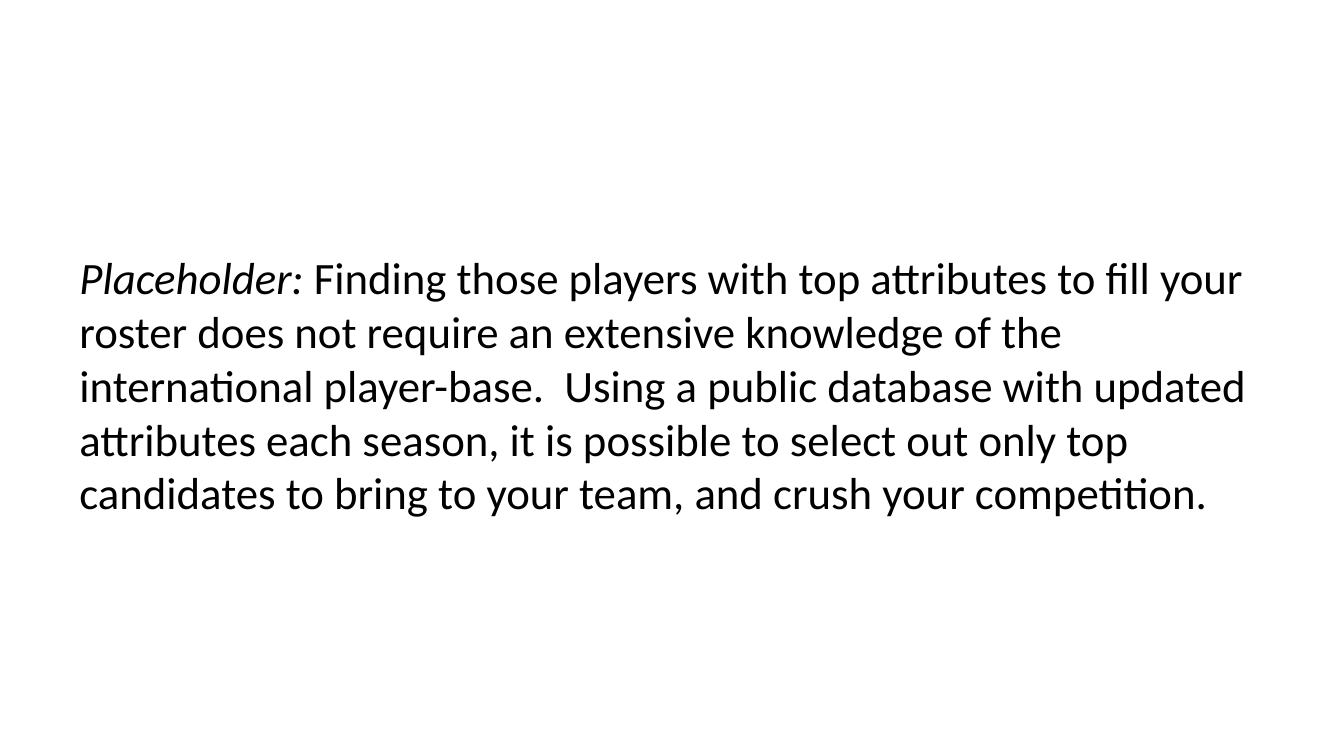
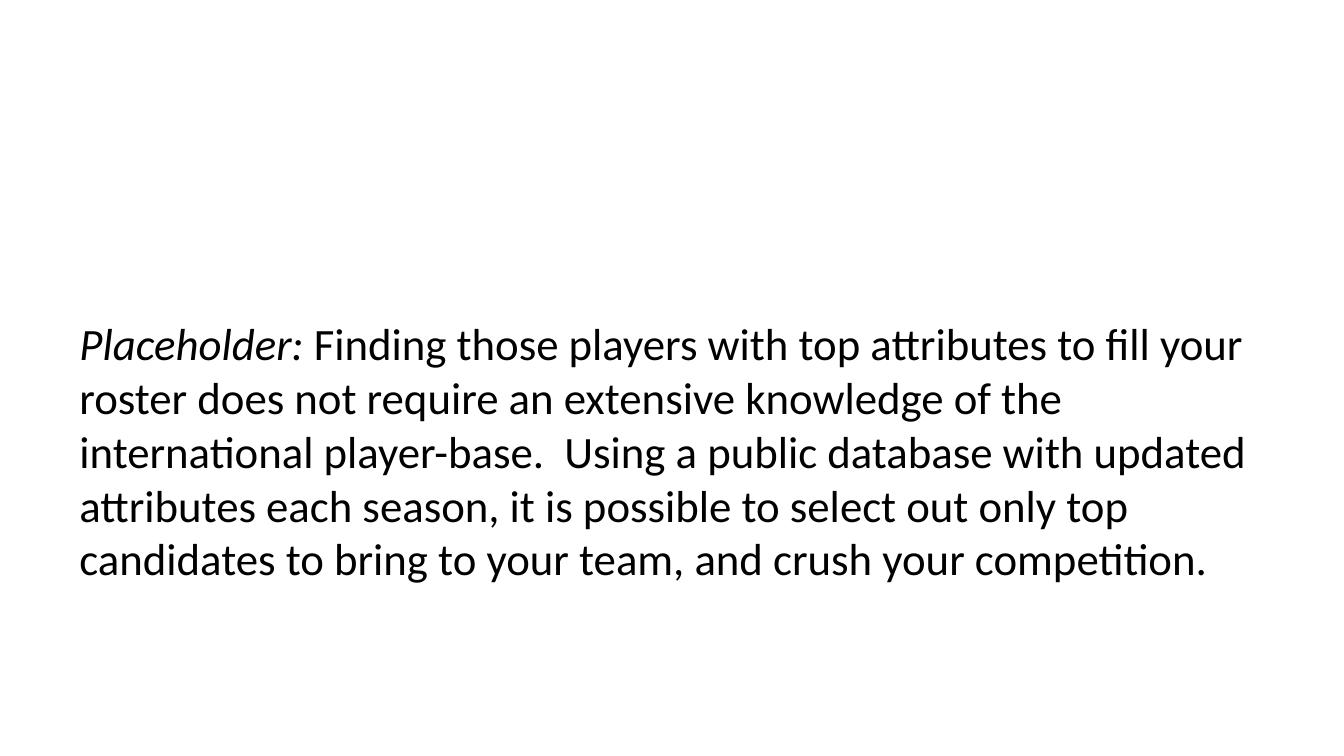
Before and after one commit to Randy0601/Soccer-Analysis, a slide deck: slide 2 of Presentation.pptx. Drawn at 1344x756 pixels with LibreOffice and Linux fonts; fonts in the diff are those of the drawing; background and template pictures are left out. Boxes give left, top, right and bottom in pixels: in the first picture for what was removed or moved away, otherwise in the second. Text is boxed around its words. In the diff, an @@ line names an element or a change of style, - is before the commit and + after.

```diff
--- a/Presentation.pptx
+++ b/Presentation.pptx
@@ text "Placeholder: Finding those players with ...": place and size @@
-text "Placeholder: Finding those players with ..." at bbox=[79, 263, 1246, 517]
+text "Placeholder: Finding those players with ..." at bbox=[79, 329, 1246, 583]
```
Also in this commit, not shown: 1 other slide changed, 1 slide added, 1 slide removed.
